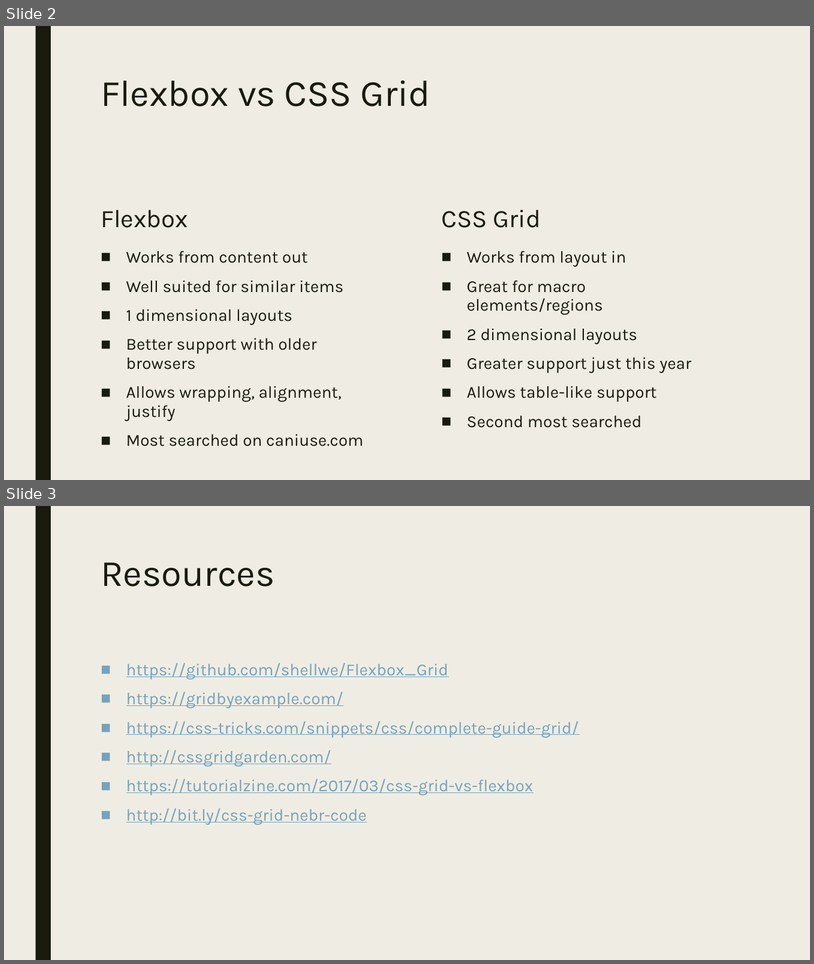
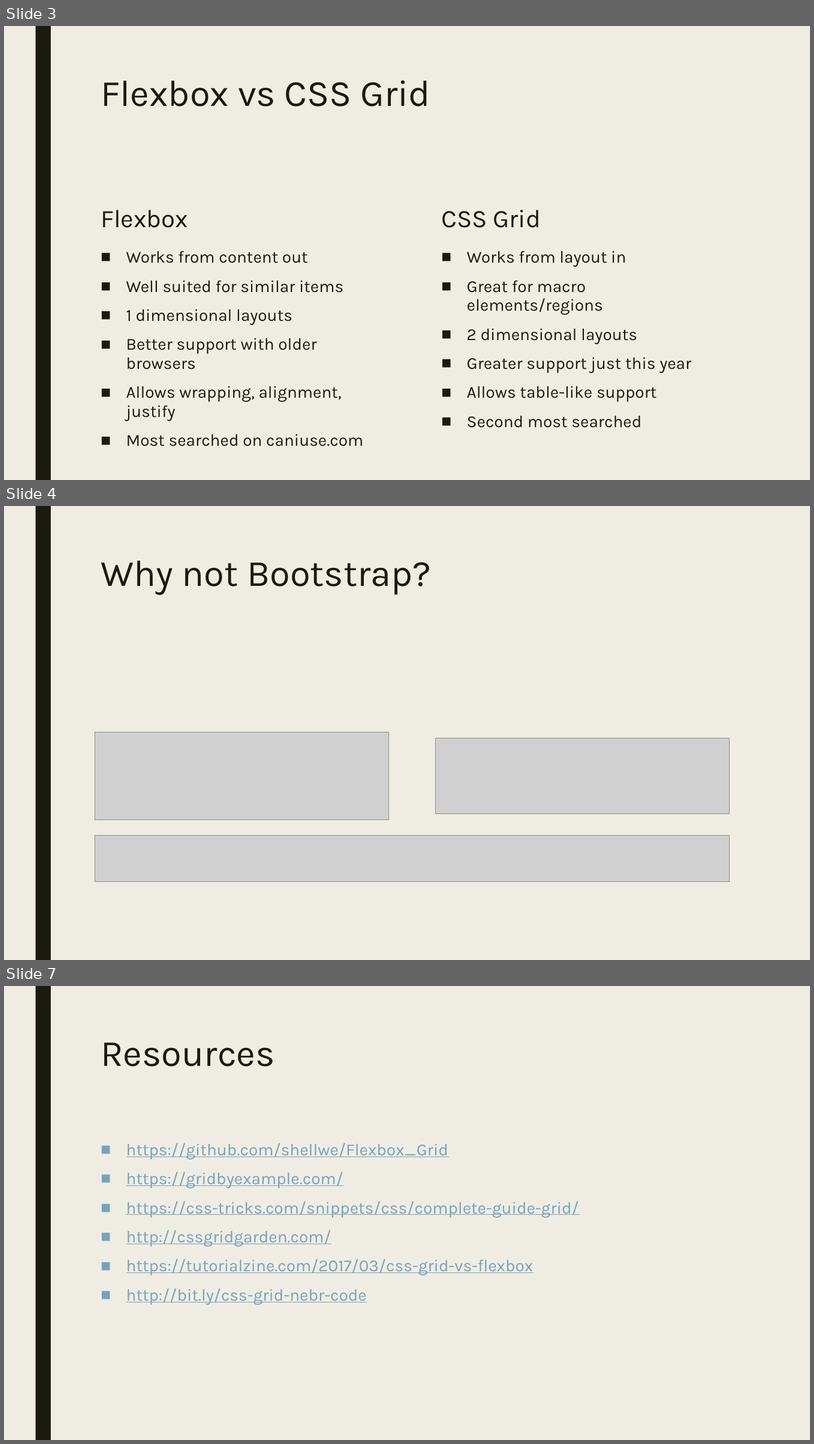
Before and after one commit to shellwe/Flexbox_Grid, a slide deck: Grid.pptx. Shown one above the other, each under a label of ours: slides 2 and 3 before the commit, slides 3, 4 and 7 after it; the slides between them are not shown. The pictures are 814x964 and 814x1444 pixels, drawn with LibreOffice and Linux fonts; fonts in the diff are those of the drawing; grey boxes stand for pictures. Boxes give left, top, right and bottom in pixels: in the first picture for what was removed or moved away, otherwise in the second. Text is boxed around its words. In the diff, an @@ line names an element or a change of style, - is before the commit and + after.

```diff
--- a/Grid.pptx
+++ b/Grid.pptx
@@ slide 4 added at (4, 506, 810, 960), background #EFEDE3; not listed: 1 template element that a slide beside it also shows @@
@@ title added at (101, 561, 431, 595), 44 pt, text #191B0E @@
+Why not Bootstrap?
@@ picture added at (95, 732, 389, 819) @@
@@ picture added at (436, 738, 730, 813) @@
@@ picture added at (95, 835, 730, 881) @@
@@ what was slide 2 is now slide 3 @@
@@ what was slide 3 is now slide 7 @@
```
Also in this commit, not shown: 3 other slides added, 2 other files.
